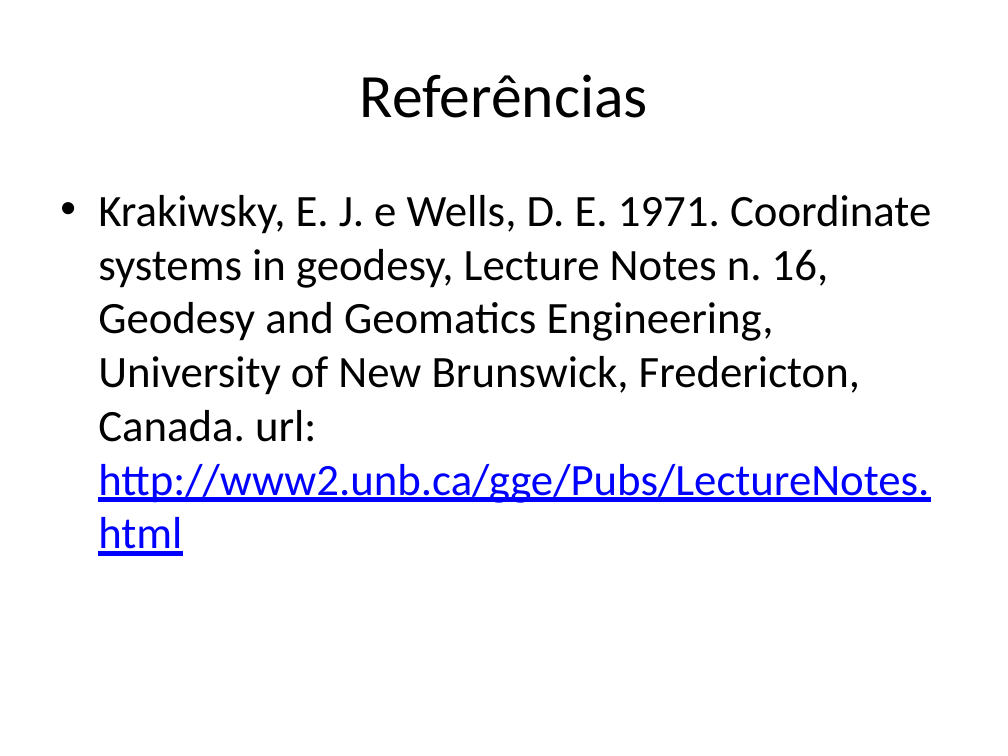
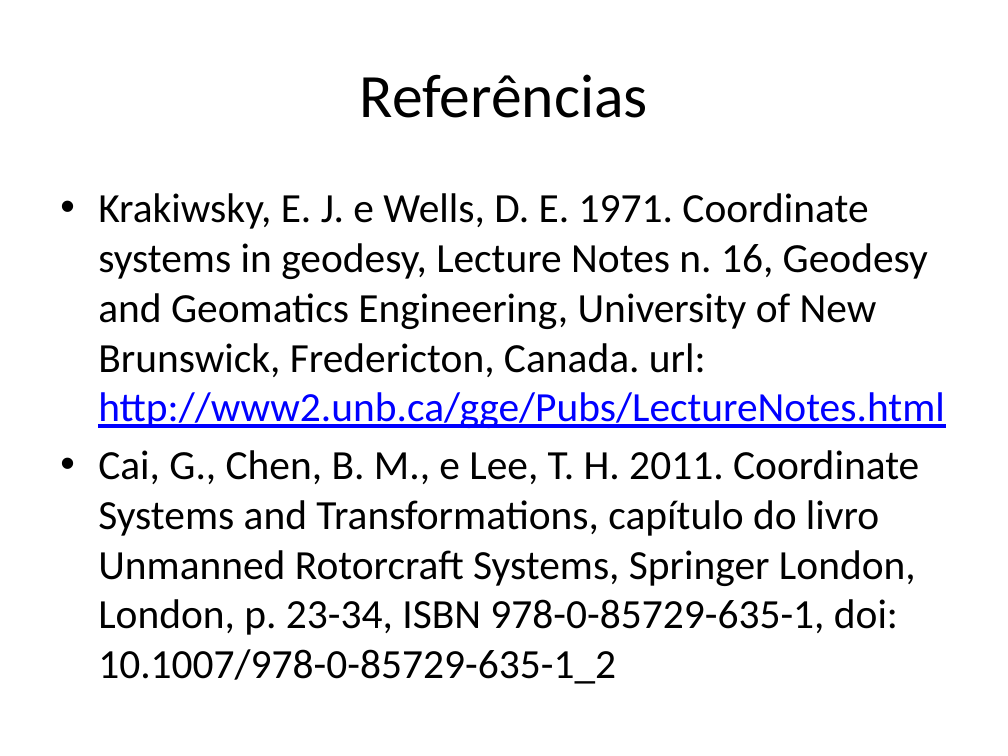
Before and after one commit to pinga-lab/CE-VII-SimBGf-2016, a slide deck: slide 38 of slides/3_sistemas_coordenadas.pptx (slide 28 before the commit). Drawn at 1008x756 pixels with LibreOffice and Linux fonts; fonts in the diff are those of the drawing. Boxes give left, top, right and bottom in pixels: in the first picture for what was removed or moved away, otherwise in the second. Text is boxed around its words. In the diff, an @@ line names an element or a change of style, - is before the commit and + after.

```diff
--- a/slides/3_sistemas_coordenadas.pptx
+++ b/slides/3_sistemas_coordenadas.pptx
@@ text at bbox=[98, 193, 945, 428]: size 32 to 29.6 pt in "Krakiwsky, E. J. e Wells, D. E. ..." @@
@@ text at bbox=[98, 450, 919, 684]: paragraph added @@
+• Cai, G., Chen, B. M., e Lee, T. H. 2011. Coordinate Systems and Transformations, capítulo do livro Unmanned Rotorcraft Systems, Springer London, London, p. 23-34, ISBN 978-0-85729-635-1, doi: 10.1007/978-0-85729-635-1_2
```
Also in this commit, not shown: 7 other slides changed, 14 slides added, 4 slides removed.
